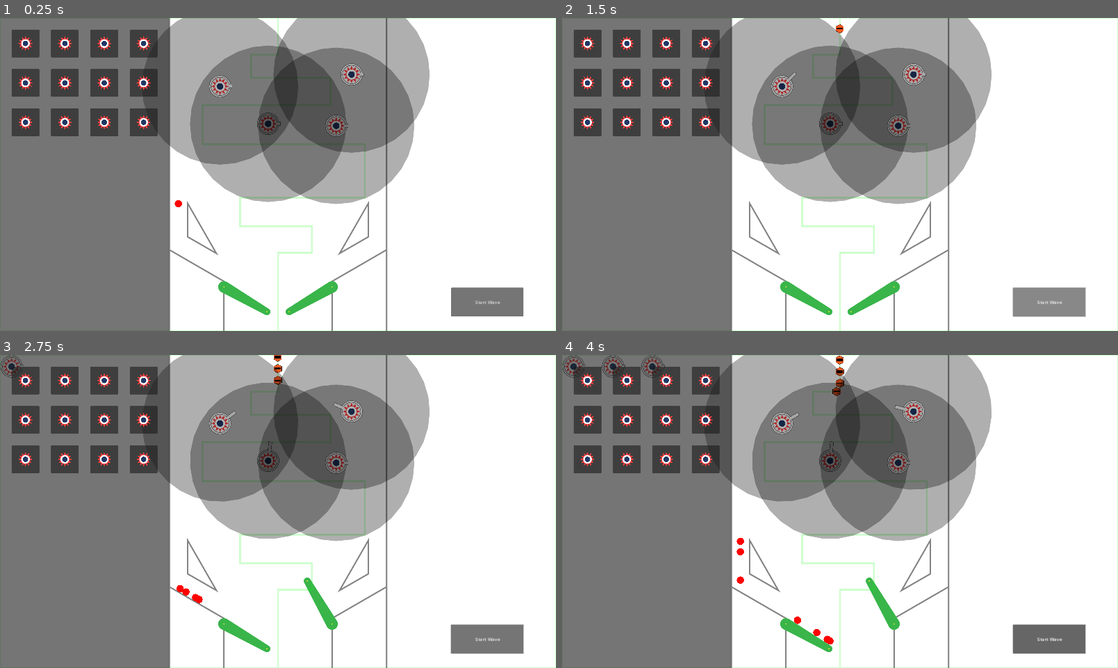
Above: before the commit, frames 1-4 (two rows, left to right).
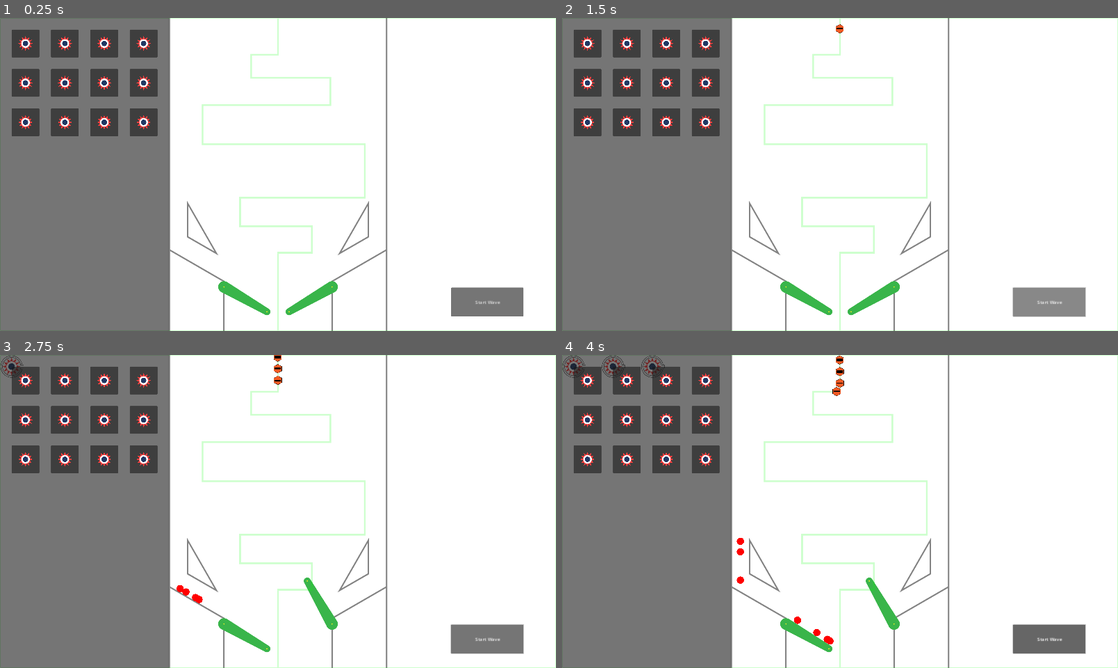
Above: after the commit, the same moments.

Repository: cxhuy/ptd
Game: Godot game, scene res://scenes/game.tscn
The game is run twice, just before and just after one commit, with the same random seed, the same clock (stepped at 60 frames per second) and the same inputs.
Inputs (mouse positions are in pixels of both pictures, inside the frame that each line leads up to):
- Up to frame 1 (0.25 s): no input
- Up to frame 2 (1.5 s): click "Start Wave" at 0.5 s; click "Start Wave" at 1.25 s
- Up to frame 3 (2.75 s): tap Enter at 2 s; move the mouse to (27, 380) at 2.02 s; hold / (rightFlip) from 2.03 s (still down); hold Space (addBall) from 2.03 s (still down); click (27, 380) at 2.17 s
- Up to frame 4 (4 s): move the mouse to (628, 380) at 2.77 s; release / (rightFlip) at 2.78 s; release Space (addBall) at 2.78 s; hold Z (leftFlip) 2.78-3.53 s; tap Space (addBall) at 2.85 s; click (628, 380) at 2.92 s; move the mouse to (667, 380) at 3.52 s; hold / (rightFlip) from 3.53 s (still down); hold Space (addBall) from 3.53 s (still down); click (667, 380) at 3.67 s

The runs differ from the first frame. In frame 1, 25% of the frame differs, in the area x 25-78%, y 0-61%; in frame 2, 25%; in frame 3, 25%; in frame 4, 25%.

Commit message:
feat: clear game screen
delete towers and ball

Diff:
--- a/scenes/game.tscn
+++ b/scenes/game.tscn
@@ -1,14 +1,12 @@
-[gd_scene load_steps=17 format=3 uid="uid://b4thv8xq7r6q"]
+[gd_scene load_steps=15 format=3 uid="uid://b4thv8xq7r6q"]
 
 [ext_resource type="Script" path="res://scripts/game.gd" id="1_81tkb"]
 [ext_resource type="Texture2D" uid="uid://ctppyjudyoga8" path="res://sprites/environment/paths/enemy_path.png" id="1_pf6s4"]
 [ext_resource type="Texture2D" uid="uid://cp8u04lb01gvk" path="res://sprites/environment/walls/walls2.svg" id="2_2y03n"]
-[ext_resource type="PackedScene" uid="uid://domq6x0q4mfk1" path="res://scenes/ball.tscn" id="2_nc3n3"]
 [ext_resource type="PackedScene" uid="uid://d23liiq5o3xd" path="res://scenes/flipper/rightFlipper.tscn" id="3_mdsrv"]
 [ext_resource type="PackedScene" uid="uid://bhfj71qo8alo3" path="res://scenes/flipper/leftFlipper.tscn" id="3_mqu62"]
 [ext_resource type="Script" path="res://scripts/environment/walls.gd" id="3_pflrw"]
 [ext_resource type="Script" path="res://scripts/enemy/enemySpawn.gd" id="6_ceuvg"]
-[ext_resource type="PackedScene" uid="uid://dmdvm8jdx2sl3" path="res://scenes/tower/tower.tscn" id="8_vrbsv"]
 [ext_resource type="PackedScene" uid="uid://d4gh8a7lq7lqu" path="res://scenes/environment/bumperTri.tscn" id="11_kxay0"]
 [ext_resource type="PackedScene" uid="uid://c0fnpip3uuqqb" path="res://scenes/ui.tscn" id="11_tjs23"]
 
@@ -69,9 +67,6 @@
 [node name="RightSlope" type="CollisionPolygon2D" parent="Slopes"]
 polygon = PackedVector2Array(1335, 800, 1146.53, 906.5, 1146.53, 1080, 1335, 1080)
 
-[node name="Ball" parent="." instance=ExtResource("2_nc3n3")]
-position = Vector2(616, 583)
-
 [node name="LeftFlipper" parent="." instance=ExtResource("3_mqu62")]
 position = Vector2(773.53, 928)
 rotation = 3.66519
@@ -91,9 +86,6 @@
 position = Vector2(960, 540)
 texture = ExtResource("1_pf6s4")
 
-[node name="Tower" parent="." instance=ExtResource("8_vrbsv")]
-position = Vector2(926, 365)
-
 [node name="Projectiles" type="Node2D" parent="."]
 
 [node name="BumperTri" parent="." instance=ExtResource("11_kxay0")]
@@ -102,15 +94,6 @@
 [node name="BumperTri2" parent="." instance=ExtResource("11_kxay0")]
 position = Vector2(700, 725)
 scale = Vector2(-1, 1)
-
-[node name="Tower2" parent="." instance=ExtResource("8_vrbsv")]
-position = Vector2(1161, 372)
-
-[node name="Tower3" parent="." instance=ExtResource("8_vrbsv")]
-position = Vector2(1214, 195)
-
-[node name="Tower5" parent="." instance=ExtResource("8_vrbsv")]
-position = Vector2(760, 236)
 
 [node name="WaveStartButton" type="Button" parent="."]
 offset_left = 1557.5
